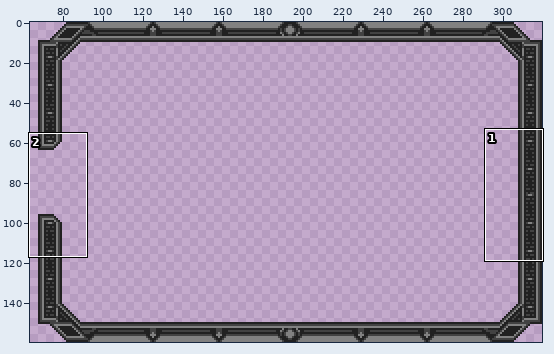
Pixel-art file, stored at ProjectFiles/ShipPieces.aseprite. Above: a wide view before the commit, with the close-up outlined.
Close-up. Before the commit:
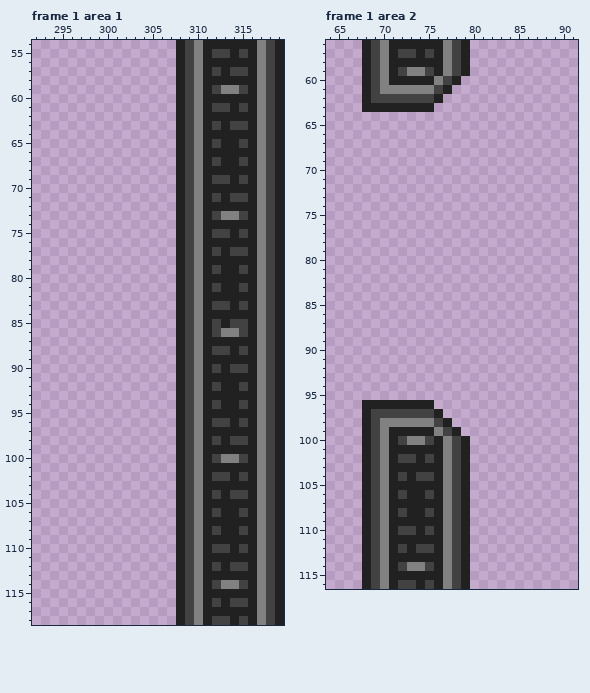
320x160 pixels, 7 frames. Shown: frame 1 area 1: x 292..319, y 54..118; frame 1 area 2: x 64..91, y 56..116. The old version is drawn lined up with the new one. The wide view leaves out empty margins.
After:
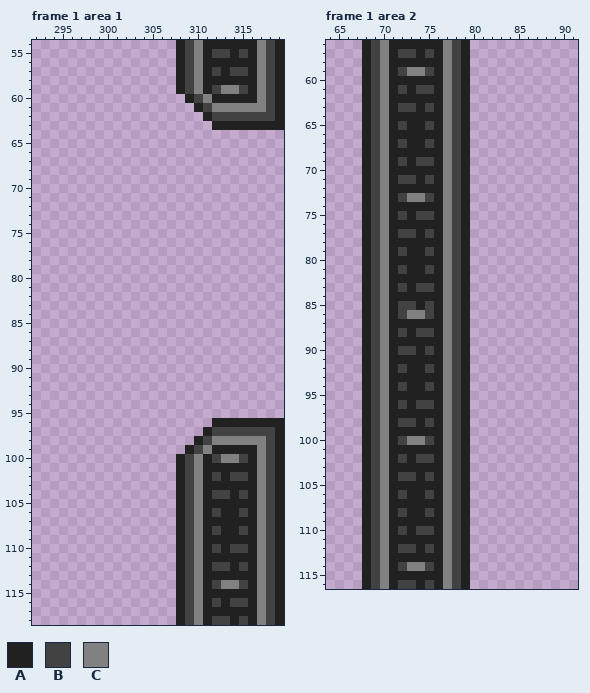
Palette (. is transparent): A #212121  B #424242  C #818181
From old to new:
whole drawing moved by +68,+0 (the old picture is shown already moved)
Changed rows in their new state; - is an unchanged pixel.
Frame 1 area 1:
first column x 308:
 60 .ABC--------
 61 ..ABCCCCC---
 62 ...-BBBBBB--
 63 ....A-AA-AA-
 64 ............
 65 ............
 66 ............
 67 ............
 68 ............
 69 ............
 70 ............
 71 ............
 72 ............
 73 ............
 74 ............
 75 ............
 76 ............
 77 ............
 78 ............
 79 ............
 80 ............
 81 ............
 82 ............
 83 ............
 84 ............
 85 ............
 86 ............
 87 ............
 88 ............
 89 ............
 90 ............
 91 ............
 92 ............
 93 ............
 94 ............
 95 ............
 96 ....AA-A-AA-
 97 ...-BBBBBB--
 98 ..ABCCCCC---
 99 .ABC--------
102 -----AB-----
104 -----BA-----
first column x 313:
110 AB
112 BA
Frame 1 area 2:
first column x 68:
 60 --------ACBA
 61 ---ABABBACBA
 62 --CAAAAA-CBA
 63 -BC-BB-BACBA
 64 ABCAAAAAACBA
 65 ABCABAABACBA
 66 ABCAAAAAACBA
 67 ABCABAABACBA
 68 ABCAAAAAACBA
 69 ABCABABBACBA
 70 ABCAAAAAACBA
 71 ABCABBABACBA
 72 ABCAAAAAACBA
 73 ABCABCCBACBA
 74 ABCAAAAAACBA
 75 ABCABABBACBA
 76 ABCAAAAAACBA
 77 ABCABBABACBA
 78 ABCAAAAAACBA
 79 ABCABAABACBA
 80 ABCAAAAAACBA
 81 ABCABAABACBA
 82 ABCAAAAAACBA
 83 ABCABABBACBA
 84 ABCAAAAAACBA
 85 ABCABBABACBA
 86 ABCABCCBACBA
 87 ABCAAAAAACBA
 88 ABCABABBACBA
 89 ABCAAAAAACBA
 90 ABCABBABACBA
 91 ABCAAAAAACBA
 92 ABCABAABACBA
 93 ABCAAAAAACBA
 94 ABCABAABACBA
 95 ABCAAAAAACBA
 96 -BC-B-BBACBA
 97 --CAAAAA-CBA
 98 ---ABBABACBA
 99 --------ACBA
102 -----AB-----
104 -----BA-----
first column x 73:
110 AB
112 BA
